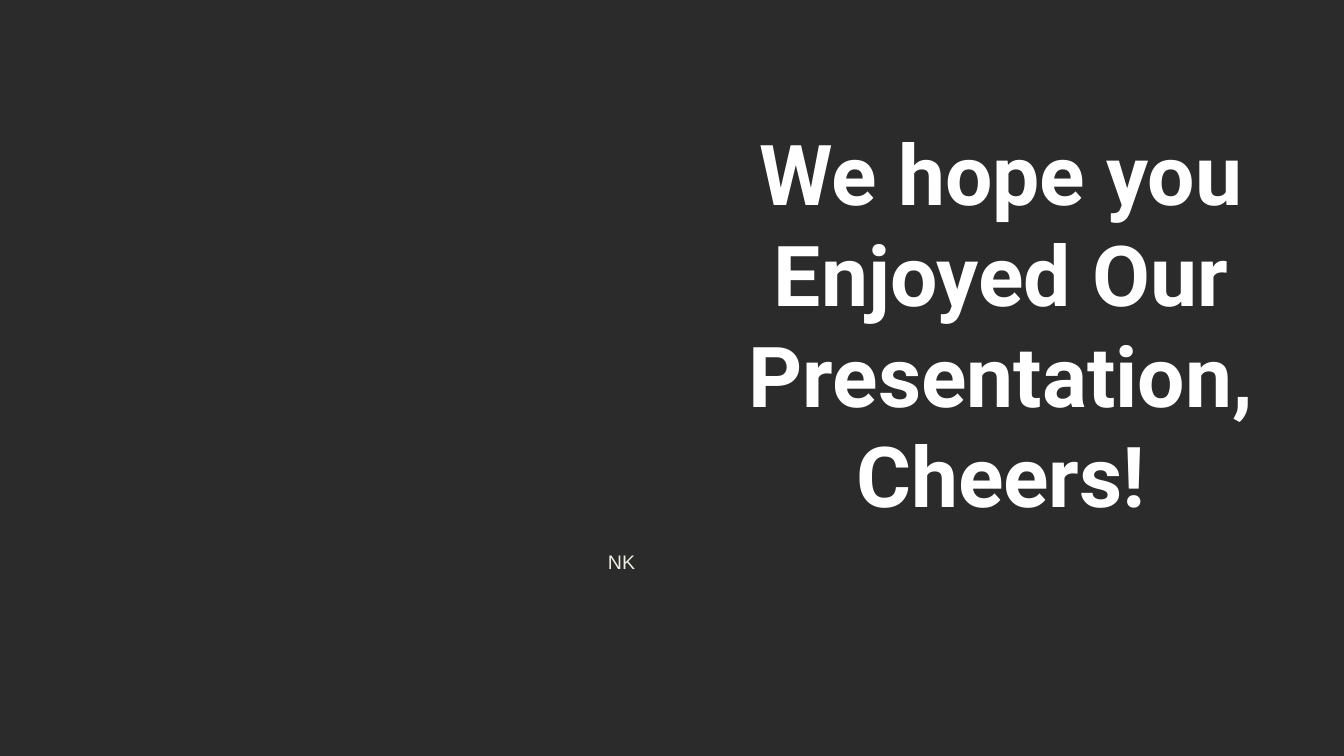
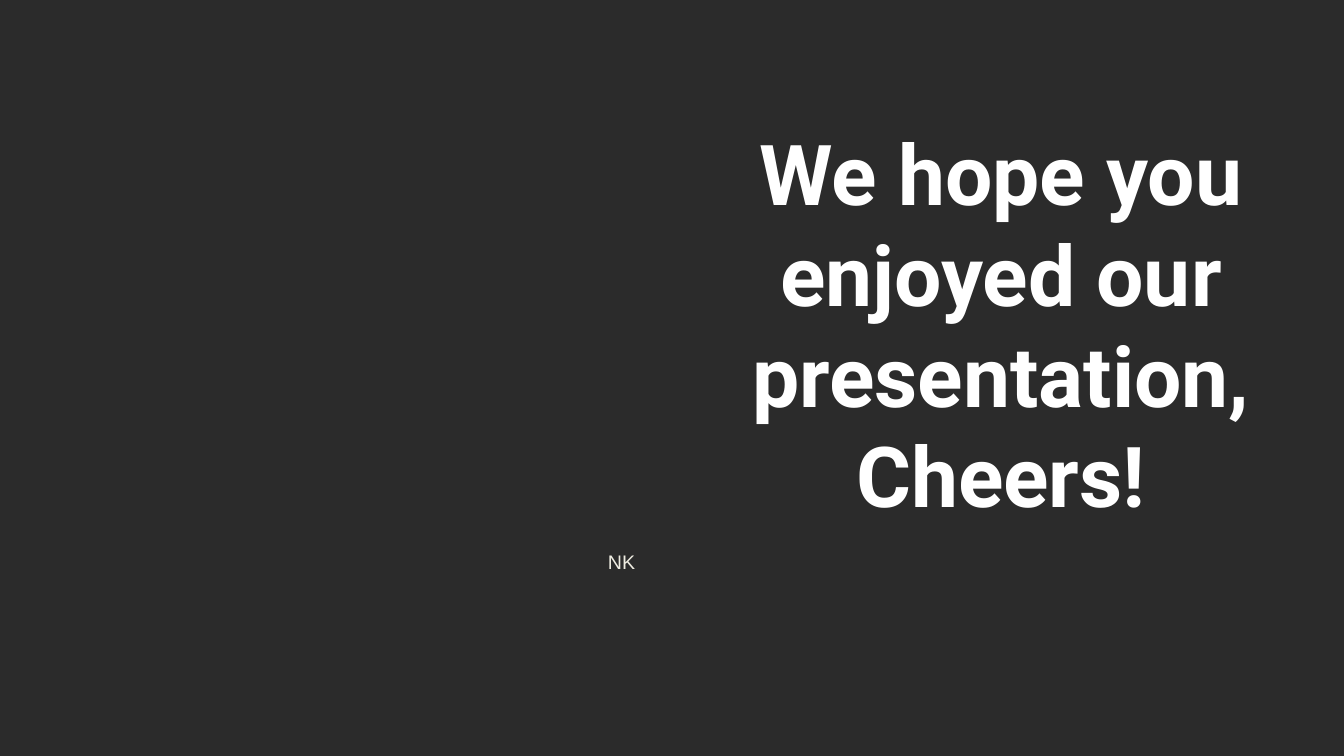
Before and after one commit to nycdatasci/bootcamp007_project, a slide deck: slide 38 of Project5-Capstone/Beerology/Ninkasi Capstone Presentation.pptx. Drawn at 1344x756 pixels with LibreOffice and Linux fonts; fonts in the diff are those of the drawing; background and template pictures are left out; a plain dark background stands for a picture behind light text. Boxes give left, top, right and bottom in pixels: in the first picture for what was removed or moved away, otherwise in the second. Text is boxed around its words. In the diff, an @@ line names an element or a change of style, - is before the commit and + after.

```diff
--- a/Project5-Capstone/Beerology/Ninkasi Capstone Presentation.pptx
+++ b/Project5-Capstone/Beerology/Ninkasi Capstone Presentation.pptx
@@ title at <box>752,142,1249,424</box>: text changed @@
-We hope you Enjoyed Our Presentation,
+We hope you enjoyed our presentation,
```
Also in this commit, not shown: 12 other slides changed, 1 other file.
